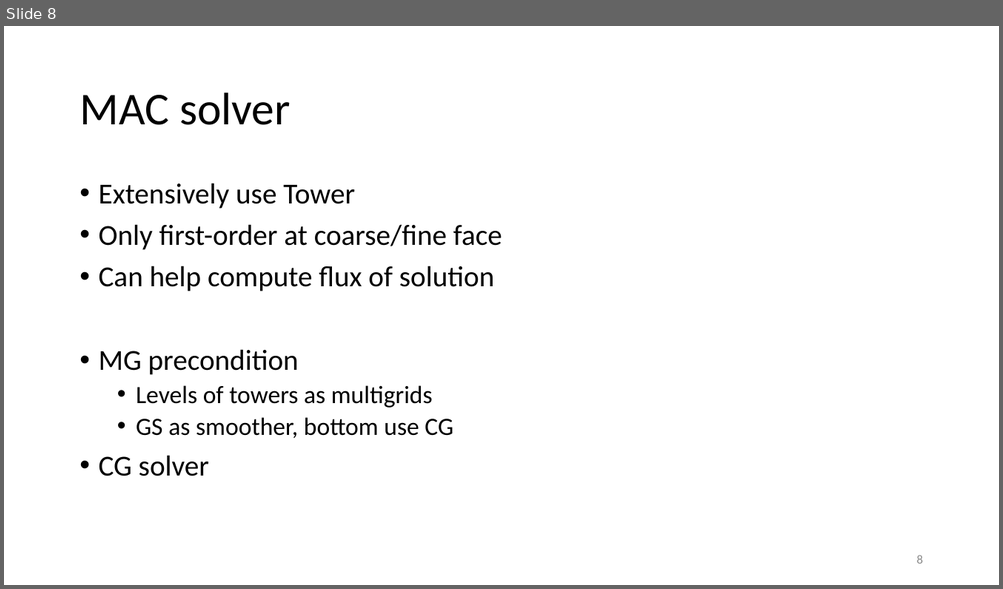
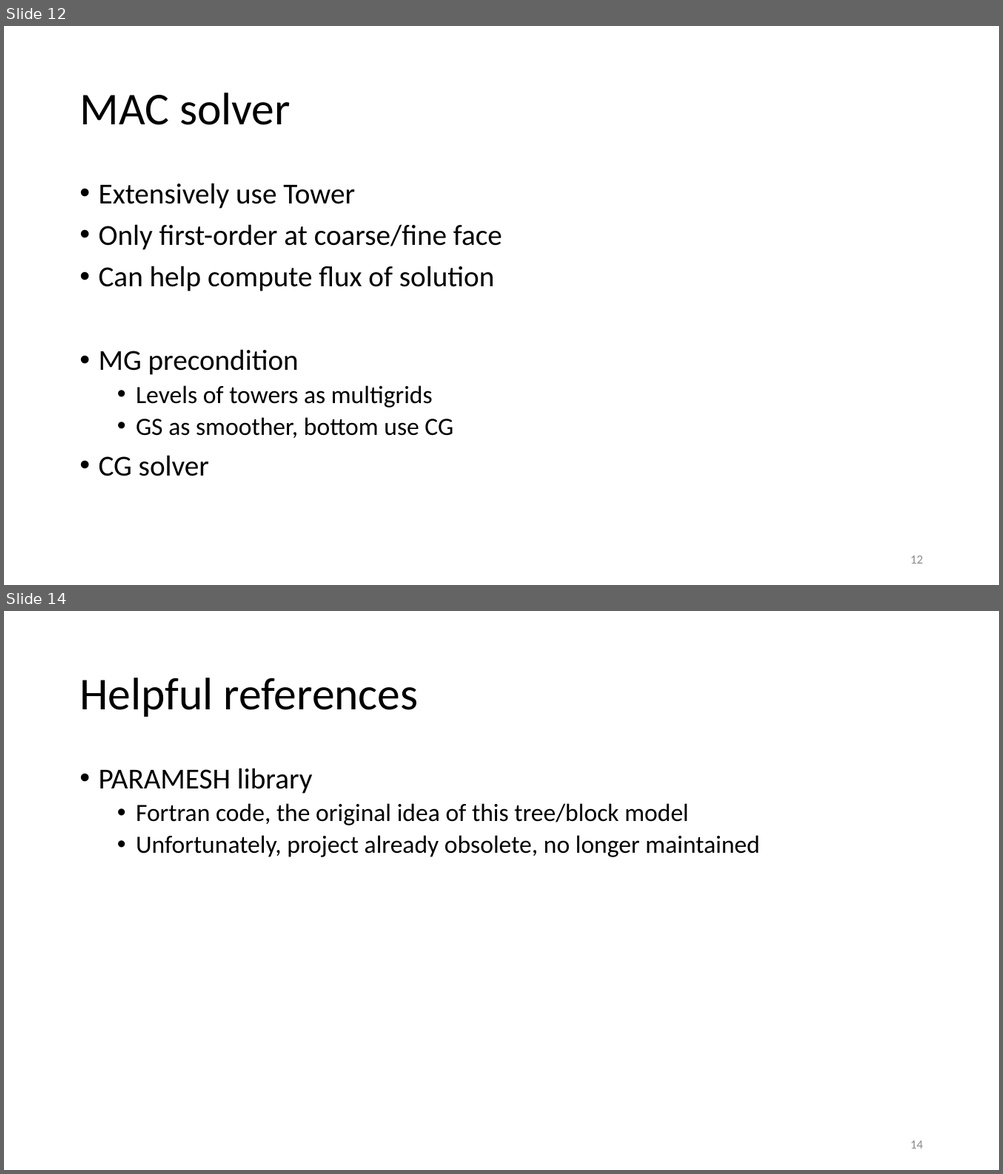
Before and after one commit to haloless/SayakaAmr, a slide deck: doc/note_sayaka.pptx. Shown one above the other, each under a label of ours: slide 8 before the commit, slides 12 and 14 after it; the slides between them are not shown. The pictures are 1003x589 and 1003x1174 pixels, drawn with LibreOffice and Linux fonts; fonts in the diff are those of the drawing. Boxes give left, top, right and bottom in pixels: in the first picture for what was removed or moved away, otherwise in the second. Text is boxed around its words. In the diff, an @@ line names an element or a change of style, - is before the commit and + after.

```diff
--- a/doc/note_sayaka.pptx
+++ b/doc/note_sayaka.pptx
@@ slide 14 added at [4, 611, 999, 1170], background #FFFFFF @@
@@ title added at [79, 678, 418, 717], 44 pt, text #000000 @@
+Helpful references
@@ text added at [99, 768, 760, 857], 24 pt, text #000000 @@
+• PARAMESH library
+  • Fortran code, the original idea of this tree/block model
+  • Unfortunately, project already obsolete, no longer maintained
@@ page number added at [910, 1141, 922, 1149], 12 pt, text #8C8C8C @@
+14
@@ what was slide 8 is now slide 12 @@
@@ page number at [910, 556, 922, 564]: text changed @@
-8
+12
```
Also in this commit, not shown: 3 slides changed, 6 other slides added, 1 slide removed, 22 other files.
